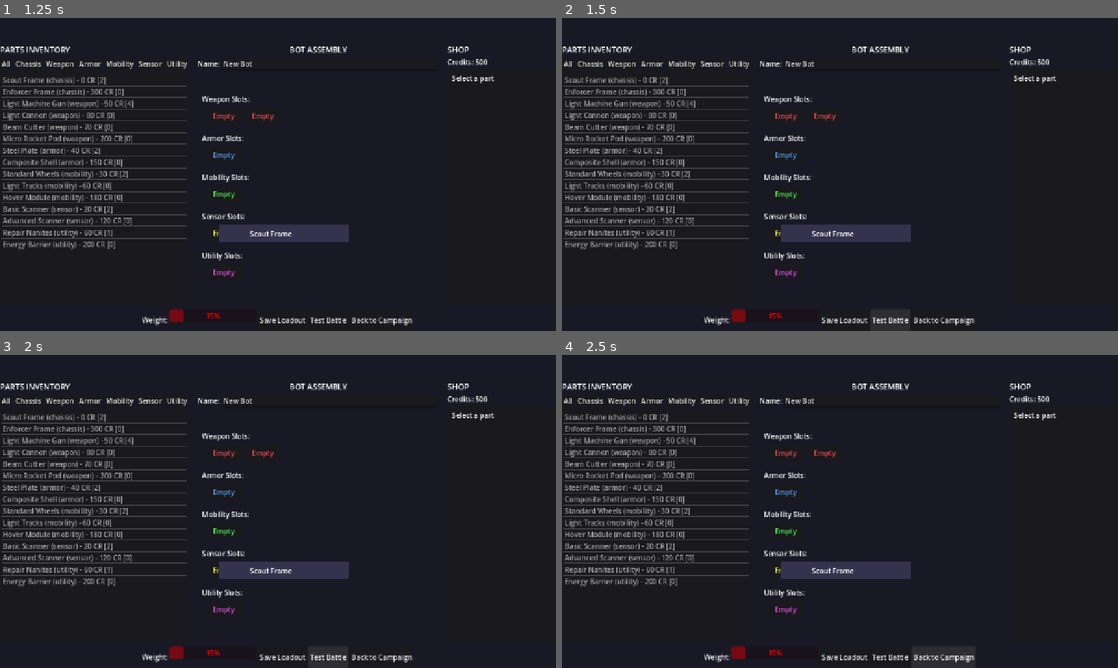
Above: before the commit, frames 1-4 (two rows, left to right).
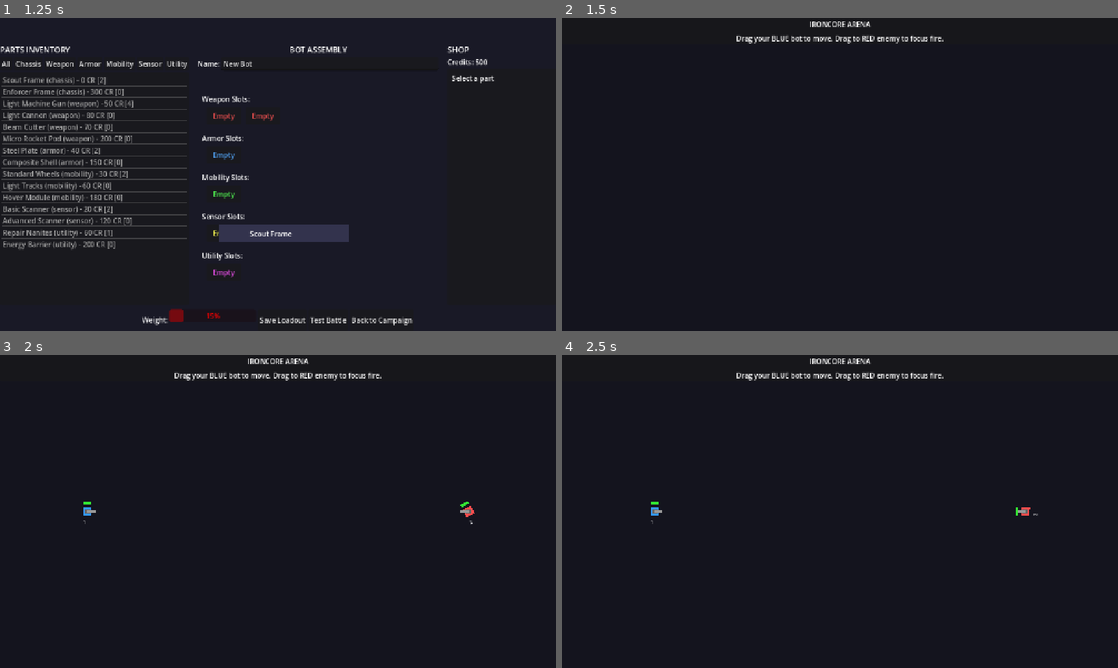
Above: after the commit, the same moments.

Repository: Ostn-DX/ironcore-arena
Game: Godot game, scene res://scenes/main.tscn
The game is run twice, just before and just after one commit, with the same random seed, the same clock (stepped at 60 frames per second) and the same inputs.
Inputs (mouse positions are in pixels of both pictures, inside the frame that each line leads up to):
- Up to frame 1 (1.25 s): click "Campaign" at 0.5 s
- Up to frame 2 (1.5 s): click "Test Battle" at 1.25 s
- Up to frame 3 (2 s): no input
- Up to frame 4 (2.5 s): click (945, 658) at 2 s, where only the run before the commit has a clickable "Back to Campaign"

Frame 1 is identical in both runs. In frame 2, 10% of the frame differs, in the area x 0-89%, y 1-100%; in frame 3, 10%; in frame 4, 10%.
Error before the commit: Cannot call method 'add_child' on a previously freed instance. (res://autoload/UIManager.gd:79)

Commit message:
Fix navigation buttons to use direct scene changes

Diff:
--- a/project/src/ui/battle_screen.gd
+++ b/project/src/ui/battle_screen.gd
@@ -285,7 +285,7 @@
 
 
 func _on_go_to_build() -> void:
-	UIManager.show_build_screen()
+	get_tree().change_scene_to_file("res://scenes/build_screen.tscn")
 
 
 func _on_tick_processed(tick: int) -> void:
--- a/project/src/ui/build_screen.gd
+++ b/project/src/ui/build_screen.gd
@@ -544,12 +544,13 @@
 	GameState.add_loadout(current_loadout.duplicate())
 	GameState.set_active_loadouts([current_loadout["id"]])
 
-	# Go to battle
-	UIManager.show_battle_screen()
+	# Go to battle directly
+	get_tree().change_scene_to_file("res://scenes/battle_screen.tscn")
 
 
 func _on_back_to_campaign() -> void:
-	UIManager.show_campaign_screen()
+	# Go back to main menu since we don't have campaign map yet
+	get_tree().change_scene_to_file("res://scenes/main_menu.tscn")
 
 
 func on_show() -> void:
